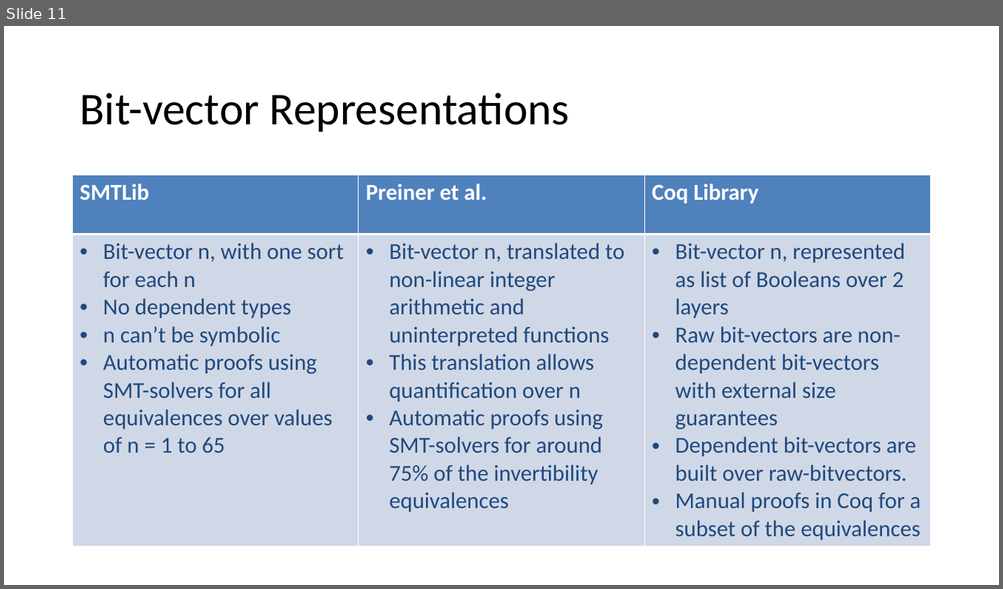
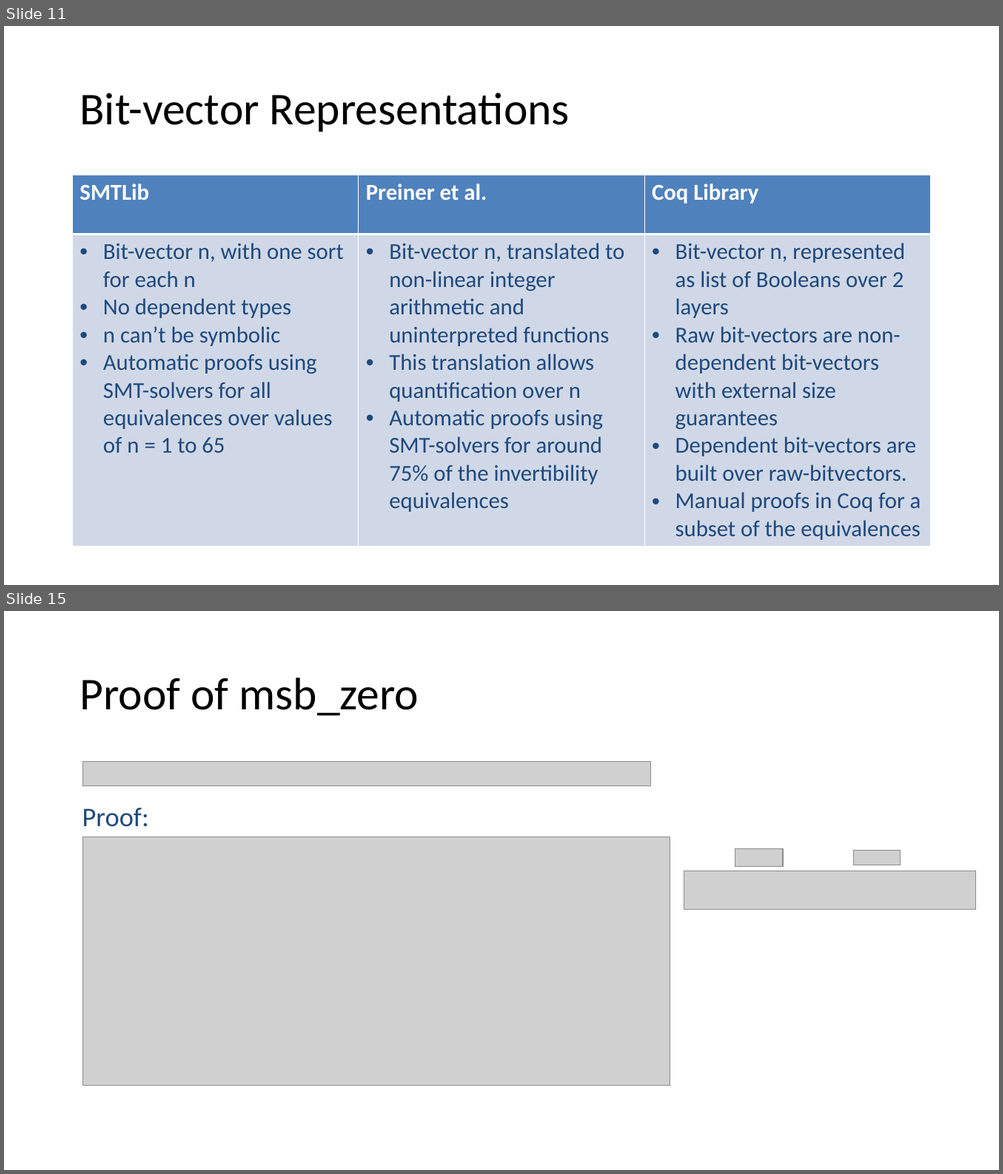
Before and after one commit to arjunvish/pxtp2019presentation, a slide deck: Presentation.pptx. Shown one above the other, each under a label of ours: slide 11 before the commit, slides 11 and 15 after it; the slides between them are not shown. The pictures are 1003x589 and 1003x1174 pixels, drawn with LibreOffice and Linux fonts; fonts in the diff are those of the drawing; grey boxes stand for pictures; background and template pictures are left out. Boxes give left, top, right and bottom in pixels: in the first picture for what was removed or moved away, otherwise in the second. Text is boxed around its words. In the diff, an @@ line names an element or a change of style, - is before the commit and + after.

```diff
--- a/Presentation.pptx
+++ b/Presentation.pptx
@@ slide 15 added at bbox=[4, 611, 999, 1170], background #FFFFFF @@
@@ title added at bbox=[79, 678, 419, 716], 44 pt, text #000000 @@
+Proof of msb_zero
@@ picture added at bbox=[82, 762, 650, 786] @@
@@ text added at bbox=[82, 808, 149, 827], 26 pt, text #1F497D @@
+Proof:
@@ picture added at bbox=[82, 837, 669, 1086] @@
@@ picture added at bbox=[734, 849, 782, 866] @@
@@ picture added at bbox=[853, 851, 900, 866] @@
@@ picture added at bbox=[685, 871, 976, 909] @@
```
Also in this commit, not shown: 3 slides changed, 4 other slides added.
